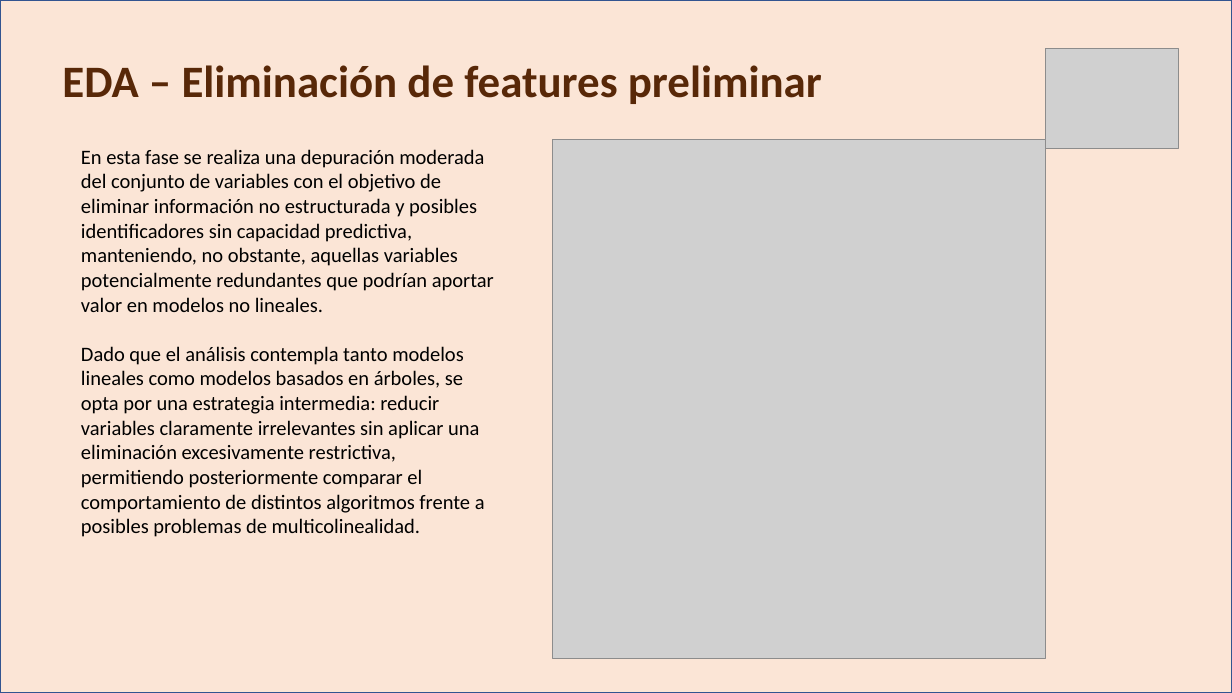
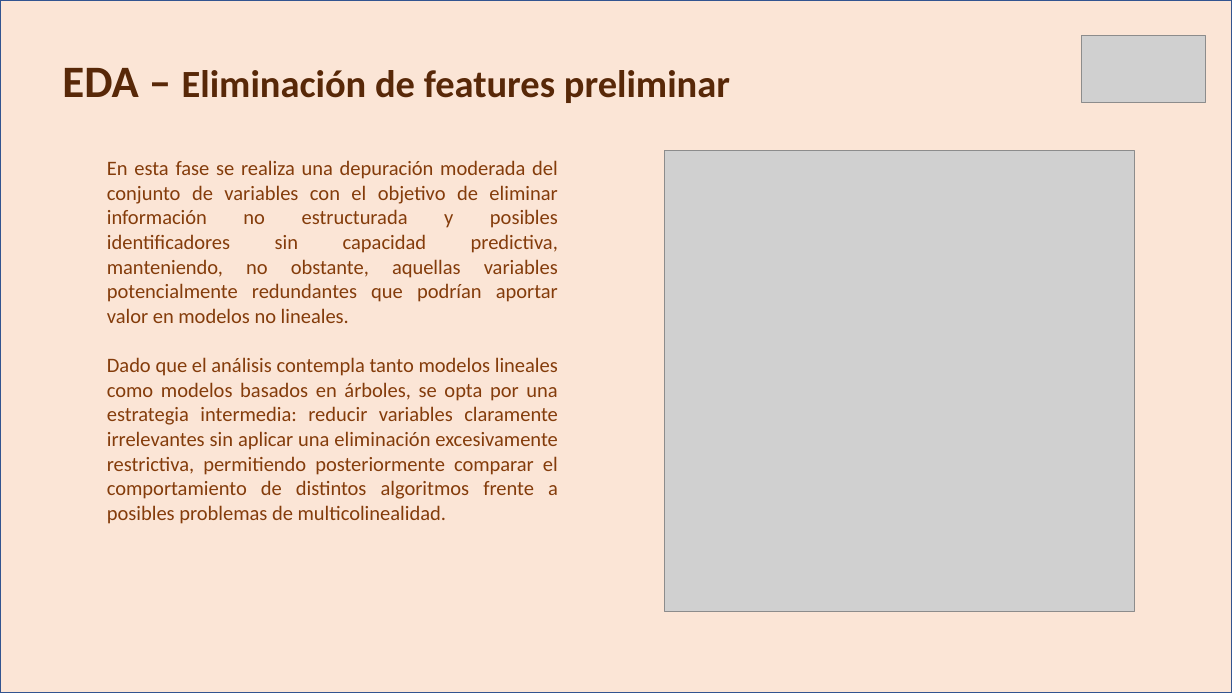
Before and after one commit to HimuraFresh/ML_-Grupo_1-, a slide deck: slide 8 of ML_ppt.pptx. Drawn at 1232x693 pixels with LibreOffice and Linux fonts; fonts in the diff are those of the drawing; grey boxes stand for pictures. Boxes give left, top, right and bottom in pixels: in the first picture for what was removed or moved away, otherwise in the second. Text is boxed around its words. In the diff, an @@ line names an element or a change of style, - is before the commit and + after.

```diff
--- a/ML_ppt.pptx
+++ b/ML_ppt.pptx
@@ text "EDA – Eliminación de features ..." at (62,68,730,103): size 35 to 30 pt in "Eliminación de features preliminar" @@
@@ picture removed at (1046,48,1179,148) @@
@@ picture added at (1082,35,1206,103) @@
@@ text "En esta fase se realiza ...": place and size @@
-text "En esta fase se realiza ..." at (81,149,494,537)
+text "En esta fase se realiza ..." at (107,160,558,524)
@@ text "En esta fase se realiza ..." at (107,160,558,524): text colour #000000 to #843C0B; alignment left to justified @@
@@ picture: place and size @@
-picture at (553,140,1045,659)
+picture at (665,151,1134,612)
```
Also in this commit, not shown: 13 other slides changed, 4 slides added, 2 other files.
